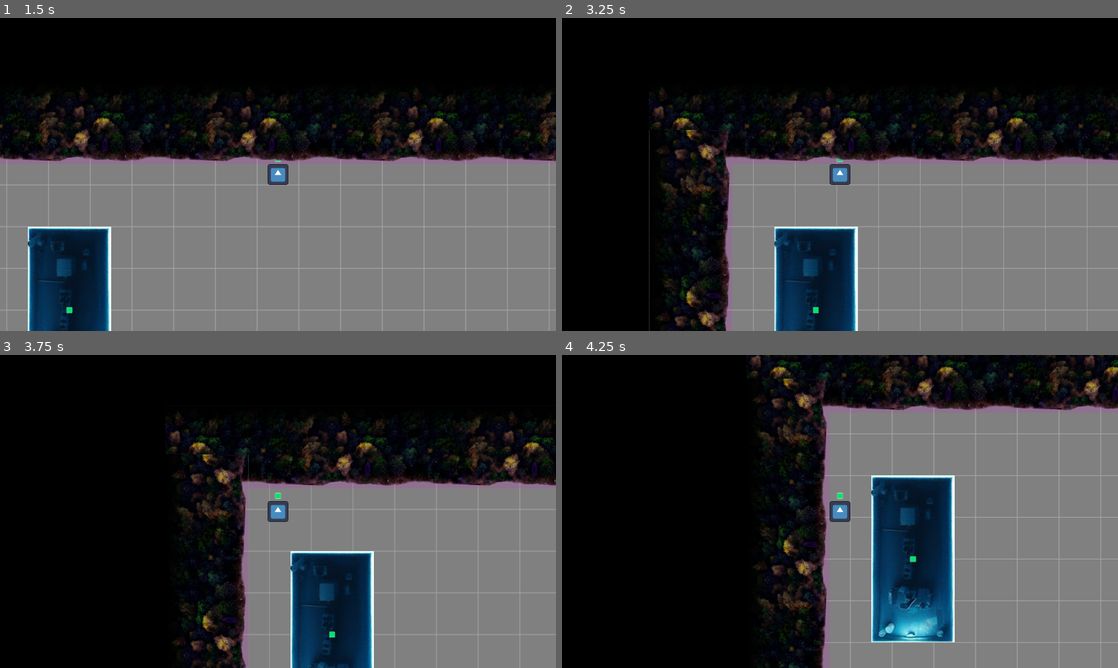
Above: before the commit, frames 1-4 (two rows, left to right).
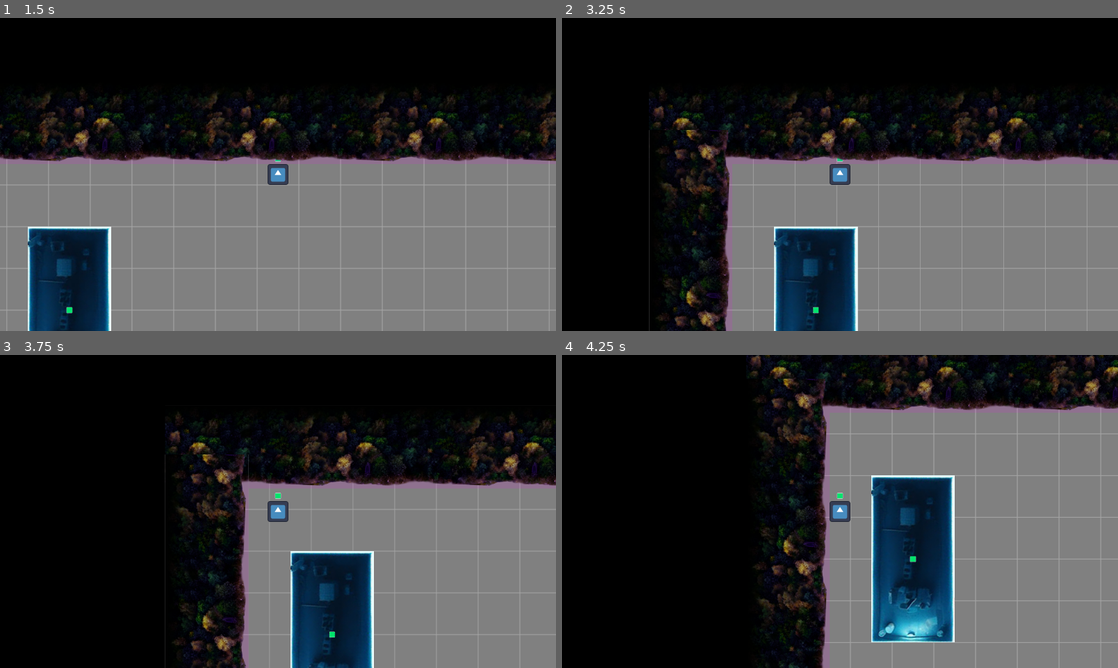
Above: after the commit, the same moments.

Repository: squiffel/slushie-defense
Game: Godot game, scene res://Levels/Level1.tscn
Same seed, same stepped clock (60 frames per second), same inputs: the game is played once before the commit and once after it. The engine's default icon, where the game draws it, is replaced by a stand-in: a white triangle on a blue panel in a dark square.
Inputs:
- Up to frame 1 (1.5 s): tap Enter at 0.5 s; hold Up (ui_up) from 0.53 s (still down)
- Up to frame 2 (3.25 s): tap Space at 2 s; release Up (ui_up) at 2.03 s; hold Left (ui_left) from 2.03 s (still down)
- Up to frame 3 (3.75 s): release Left (ui_left) at 3.53 s; hold Down (ui_down) from 3.53 s (still down)
- Up to frame 4 (4.25 s): keep holding Down (ui_down)

Frame 1 is identical in both runs. In frame 2, less than 0.1% of the frame differs, in the area x 38-39%, y 66-100%; in frame 3, less than 0.1%, in the area x 29-30%, y 25-100%; in frame 4, less than 0.1%.

Commit message:
Gas Station Attackable

Diff:
--- /dev/null
+++ b/Entities/GasStation/GasStation.gd
@@ -0,0 +1,4 @@
+extends StaticBody2D
+
+func is_attackable():
+	pass # Let's the enemy ai to know to chase and attack it
--- a/Entities/GasStation/GasStation.tscn
+++ b/Entities/GasStation/GasStation.tscn
@@ -1,16 +1,16 @@
-[gd_scene load_steps=4 format=3 uid="uid://thui7p52g4o6"]
+[gd_scene load_steps=5 format=3 uid="uid://thui7p52g4o6"]
 
 [ext_resource type="Texture2D" uid="uid://b83jqnilk1odw" path="res://Sprites/Placeholder/GasStationRoofPlaceholder.png" id="1_n22cx"]
+[ext_resource type="Script" path="res://Entities/GasStation/GasStation.gd" id="1_rd6ha"]
 [ext_resource type="PackedScene" uid="uid://bvke1fhsiyvft" path="res://Entities/Health/HealthBar.tscn" id="2_kpqkr"]
 
 [sub_resource type="RectangleShape2D" id="RectangleShape2D_l7d4t"]
 size = Vector2(256, 512)
 
-[node name="GasStation" type="Node2D"]
+[node name="StaticBody2D" type="StaticBody2D"]
+script = ExtResource("1_rd6ha")
 
-[node name="StaticBody2D" type="StaticBody2D" parent="."]
-
-[node name="CollisionShape2D" type="CollisionShape2D" parent="StaticBody2D"]
+[node name="CollisionShape2D" type="CollisionShape2D" parent="."]
 shape = SubResource("RectangleShape2D_l7d4t")
 
 [node name="Sprite2DRoof" type="Sprite2D" parent="."]
--- a/Entities/Player/Player.gd
+++ b/Entities/Player/Player.gd
@@ -48,4 +48,4 @@
 		motion = motion.normalized() * MAX_SPEED
 
 func is_attackable():
-	pass # Does nothing -- Just used by enemy ai to know to chase and attack it
+	pass # Let's the enemy ai to know to chase and attack it
--- a/Levels/Level1.tscn
+++ b/Levels/Level1.tscn
@@ -27,7 +27,7 @@
 [node name="StaticBody2D" type="StaticBody2D" parent="."]
 
 [node name="CollisionPolygon2D" type="CollisionPolygon2D" parent="StaticBody2D"]
-polygon = PackedVector2Array(0, 0, 3072, 0, 3072, 1024, 0, 1024, 0, 64, 64, 64, 64, 960, 3008, 960, 3008, 64, 0, 64)
+polygon = PackedVector2Array(0, 0, 3584, 0, 3584, 1024, 0, 1024, 0, 64, 64, 64, 64, 960, 3520, 960, 3520, 64, 0, 64)
 
 [node name="Polygon2D" type="Polygon2D" parent="StaticBody2D/CollisionPolygon2D"]
 color = Color(1, 0, 1, 0.117647)
@@ -43,12 +43,14 @@
 offset_bottom = 64.0
 
 [node name="TreesTexture" parent="TreesTexture" instance=ExtResource("7_jvtud")]
+layout_mode = 0
 offset_top = 1152.0
 offset_right = 2624.0
 offset_bottom = 1408.0
 flip_v = true
 
 [node name="TreesTexture2" parent="TreesTexture" instance=ExtResource("7_jvtud")]
+layout_mode = 0
 offset_top = 1280.0
 offset_right = 1128.0
 offset_bottom = 1536.0
Binary file added: Sprites/Squares/512x512Grid.png
Not shown, added: Sprites/Squares/512x512Grid.png.import
